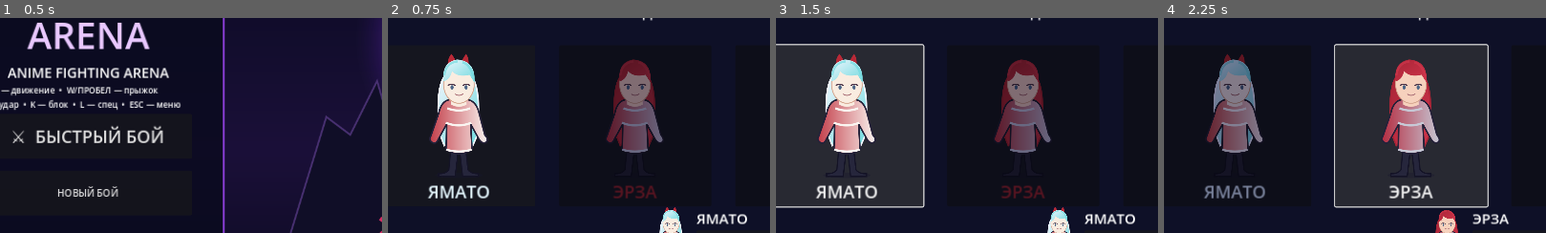
Above: before the commit, frames 1-4 (left to right).
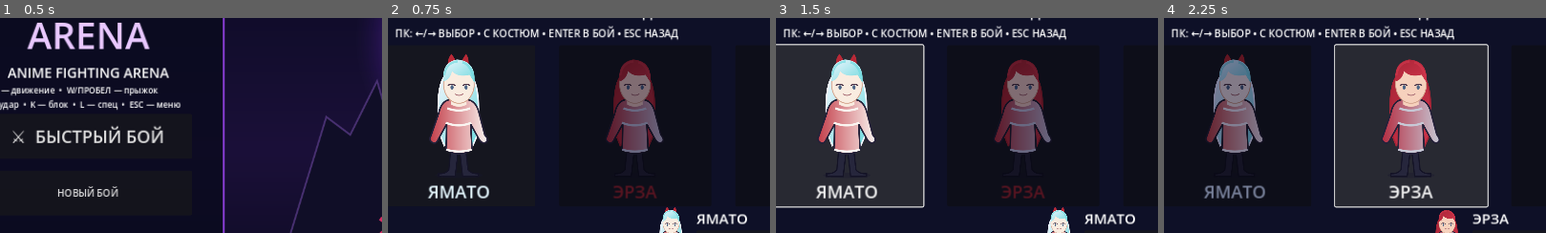
Above: after the commit, the same moments.

Repository: PerchikHot/Eclipse-Arena-
Game: Godot game, scene res://scenes/Main.tscn
Same seed, same stepped clock (60 frames per second), same inputs: the game is played once before the commit and once after it.
Inputs:
- Up to frame 1 (0.5 s): no input
- Up to frame 2 (0.75 s): click "⚔ БЫСТРЫЙ БОЙ" at 0.5 s
- Up to frame 3 (1.5 s): click "ЯМАТО" at 1.25 s
- Up to frame 4 (2.25 s): click "ЭРЗА" at 2 s
The pictures show only the part of the screen within x 6-56%, y 24-74%; the shares and areas given below are measured in that part.

Frame 1 is identical in both runs. In frame 2, 1.9% of the frame differs, in the area x 2-76%, y 3-11%; in frame 3, 1.9%; in frame 4, 1.9%.

Commit message:
feat(arena): keyboard fighter and costume selection with on-screen hints

Diff:
--- a/scripts/main.gd
+++ b/scripts/main.gd
@@ -272,6 +272,11 @@
     selection_hint.position = Vector2(95, 150)
     selection_hint.add_theme_font_size_override("font_size", 22)
     selection_layer.add_child(selection_hint)
+    var selection_controls := Label.new()
+    selection_controls.text = "ПК: ←/→ ВЫБОР • C КОСТЮМ • ENTER В БОЙ • ESC НАЗАД"
+    selection_controls.position = Vector2(95, 188)
+    selection_controls.add_theme_font_size_override("font_size", 17)
+    selection_layer.add_child(selection_controls)
     var back_button := Button.new()
     back_button.text = "НАЗАД"
     back_button.position = Vector2(50, 620)
@@ -480,6 +485,23 @@
         get_viewport().set_input_as_handled()
 
 func _input(event: InputEvent) -> void:
+    # Capture selection shortcuts before UI buttons consume arrow/Enter keys.
+    if selection_layer.visible and event is InputEventKey and event.pressed and not event.echo:
+        match event.keycode:
+            KEY_LEFT:
+                preview_fighter((selection_choice + fighter_names.size() - 1) % fighter_names.size())
+            KEY_RIGHT:
+                preview_fighter((selection_choice + 1) % fighter_names.size())
+            KEY_C:
+                cycle_costume()
+            KEY_ENTER, KEY_KP_ENTER:
+                select_fighter(selection_choice)
+            KEY_ESCAPE:
+                show_menu()
+            _:
+                return
+        get_viewport().set_input_as_handled()
+        return
     if in_menu:
         return
     if event is InputEventScreenTouch:
